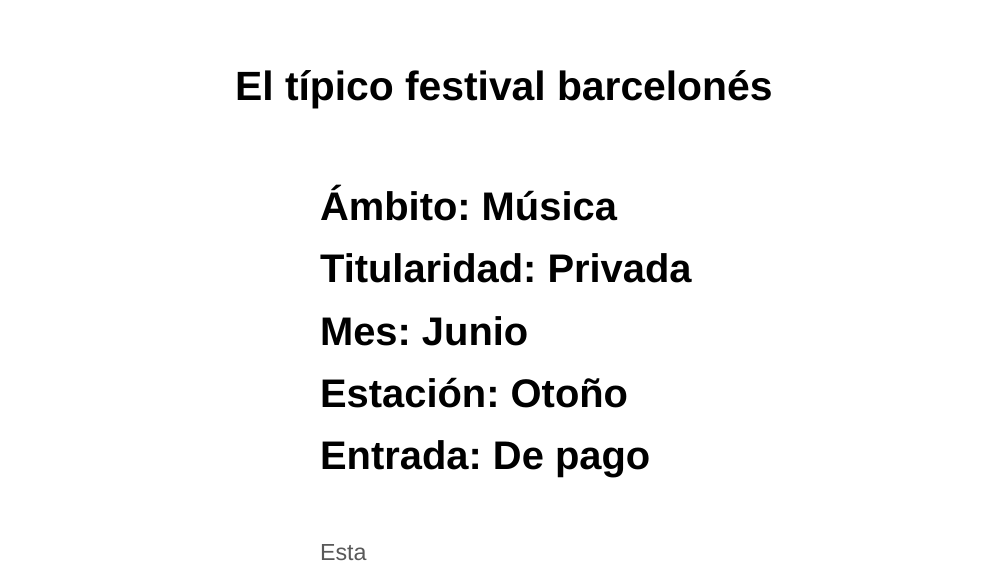
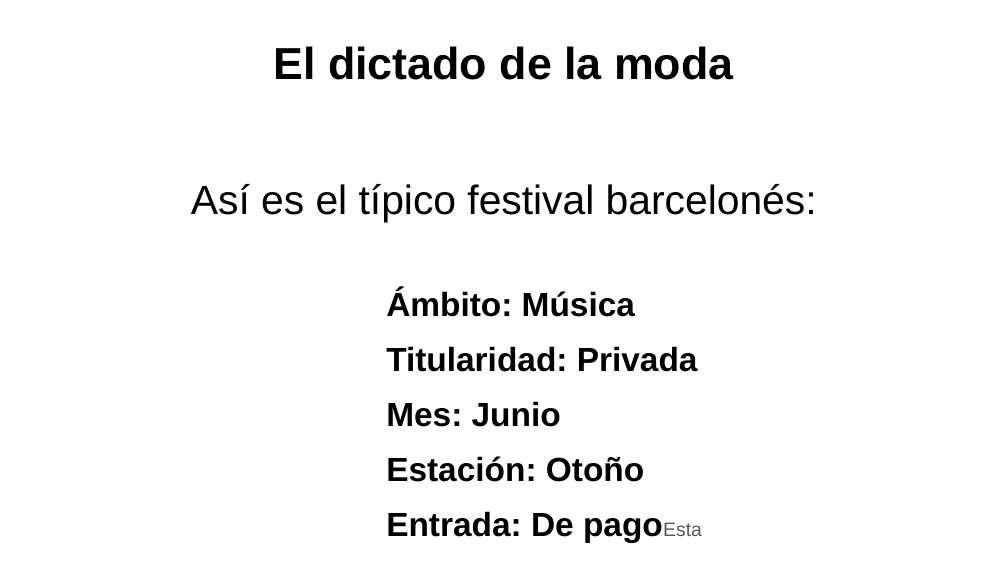
Before and after one commit to marosor/Festivales_Bcn, a slide deck: slide 19 of SRC/Presentacion_Como_cuanto_festivalea_Barcelona.pptx (slide 14 before the commit). Drawn at 1008x567 pixels with LibreOffice and Linux fonts; fonts in the diff are those of the drawing; background and template pictures are left out. Boxes give left, top, right and bottom in pixels: in the first picture for what was removed or moved away, otherwise in the second. Text is boxed around its words. In the diff, an @@ line names an element or a change of style, - is before the commit and + after.

```diff
--- a/SRC/Presentacion_Como_cuanto_festivalea_Barcelona.pptx
+++ b/SRC/Presentacion_Como_cuanto_festivalea_Barcelona.pptx
@@ title added at box(273, 46, 733, 80), 32 pt, text #000000, bold @@
+El dictado de la moda
@@ title at box(191, 184, 817, 223): text changed; bold off @@
-El típico festival barcelonés
+Así es el típico festival barcelonés:
@@ text "Ámbito: Música": place and size @@
-text "Ámbito: Música" at box(320, 188, 692, 560)
+text "Ámbito: Música" at box(386, 289, 698, 537)
@@ text at box(386, 289, 698, 482): size 28.6 to 23.9 pt in "Ámbito: Música", "Titularidad: Privada", "Mes: Junio", "Estación: Otoño" @@
@@ text at box(386, 511, 574, 537): text changed; size 28.6 to 23.9 pt @@
-Entrada: De pago
-Esta
+Entrada: De pagoEsta
```
Also in this commit, not shown: 12 other slides changed, 6 slides added.
